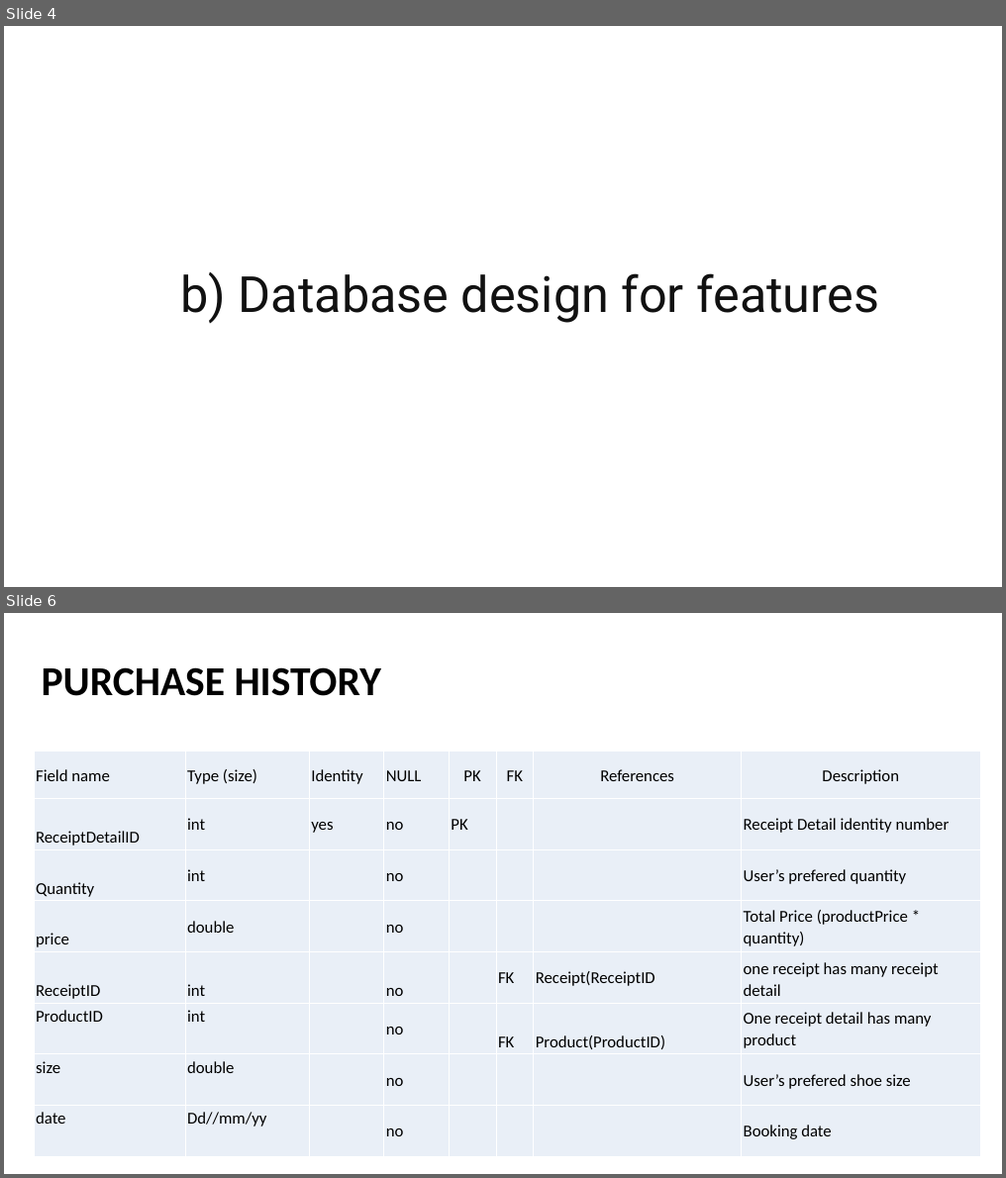
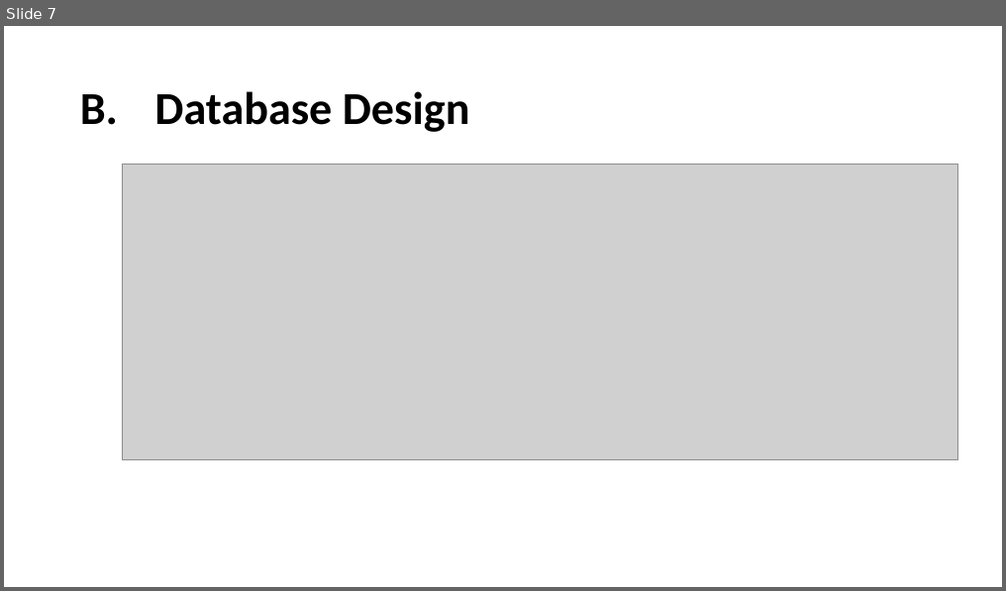
Before and after one commit to tieuduong241096/2017S2-WEB_LAB-, a slide deck: Presentation1.pptx. Shown one above the other, each under a label of ours: slides 4 and 6 before the commit, slide 7 after it; the slides between them are not shown. The pictures are 1006x1178 and 1006x591 pixels, drawn with LibreOffice and Linux fonts; fonts in the diff are those of the drawing; grey boxes stand for pictures. Boxes give left, top, right and bottom in pixels: in the first picture for what was removed or moved away, otherwise in the second. Text is boxed around its words. In the diff, an @@ line names an element or a change of style, - is before the commit and + after.

```diff
--- a/Presentation1.pptx
+++ b/Presentation1.pptx
@@ slide 6 removed at (4, 613, 1002, 1174), background #FFFFFF @@
@@ title removed at (42, 667, 381, 696) @@
-PURCHASE HISTORY
@@ table removed at (34, 752, 981, 1157), 8 rows, 8 columns @@
-Field name | Type (size) | Identity | NULL | PK | FK | References | Description
-ReceiptDetailID | int | yes | no | PK |  |  | Receipt Detail identity number
-Quantity | int |  | no |  |  |  | User’s prefered quantity
-price | double |  | no |  |  |  | Total Price (productPrice * quantity)
-ReceiptID | int |  | no |  | FK | Receipt(ReceiptID | one receipt has many receipt detail
-ProductID | int |  | no |  | FK | Product(ProductID) | One receipt detail has many product
-size | double |  | no |  |  |  | User’s prefered shoe size
-date | Dd//mm/yy |  | no |  |  |  | Booking date
@@ what was slide 4 is now slide 7 @@
@@ slide 7 changed as well @@
@@ title at (80, 91, 470, 132): text changed; size 48 to 44 pt; font Roboto to Calibri; text colour #111111 to #000000; bold on @@
-b) Database design for features
+B. Database Design
@@ picture added at (122, 165, 957, 461) @@
```
Also in this commit, not shown: 8 other slides changed, 4 slides added, 5 other slides removed.
